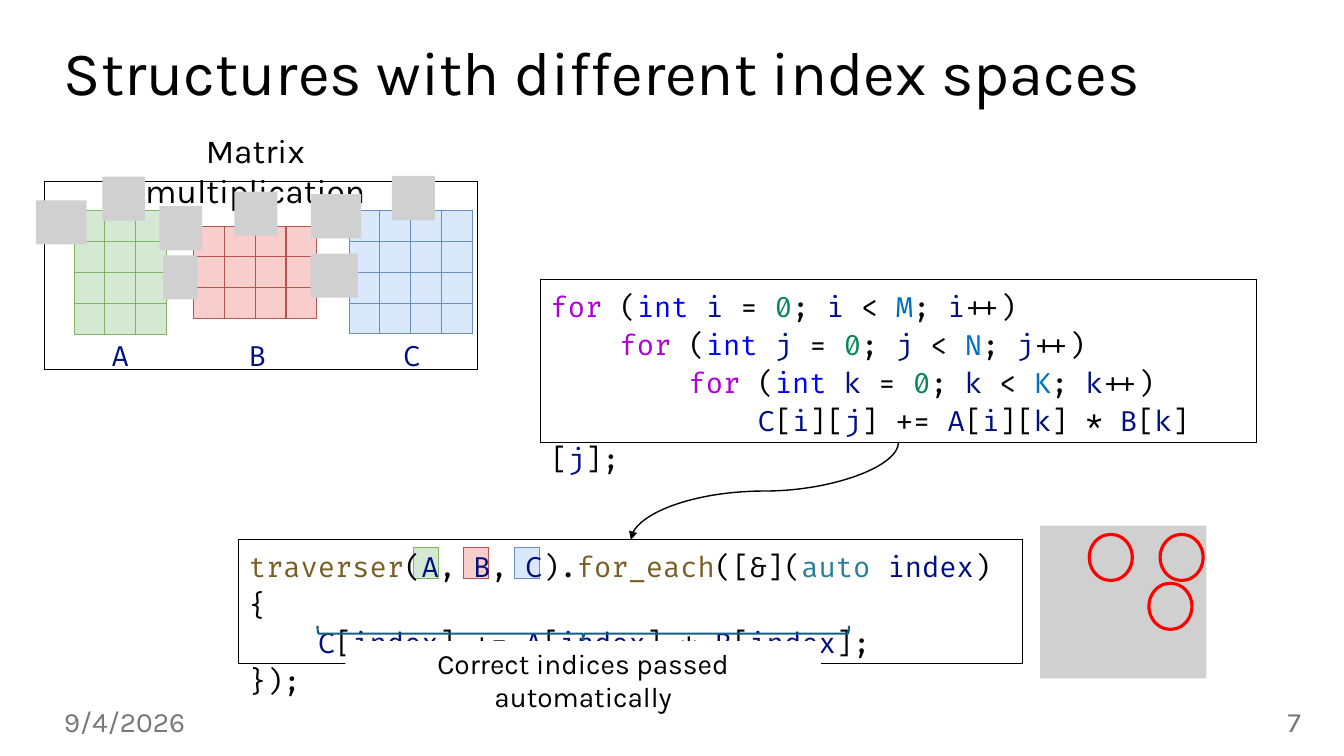
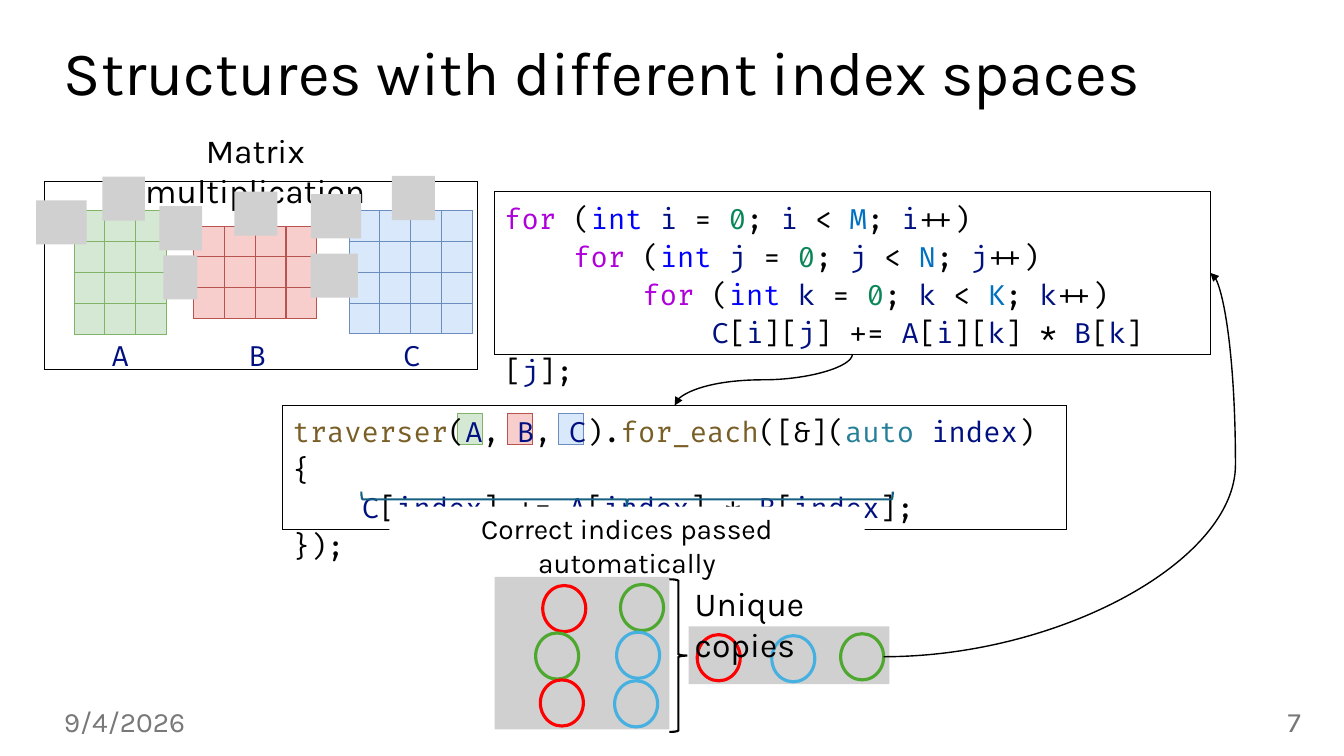
Before and after one commit to jiriklepl/phd-thesis, a slide deck: slide 7 of slides/Optimizing Memory Layouts and Traversal Orders in High-Performance Computing.pptx. Drawn at 1344x756 pixels with LibreOffice and Linux fonts; fonts in the diff are those of the drawing; grey boxes stand for pictures; background and template pictures are left out. Boxes give left, top, right and bottom in pixels: in the first picture for what was removed or moved away, otherwise in the second. Text is boxed around its words. In the diff, an @@ line names an element or a change of style, - is before the commit and + after.

```diff
--- a/slides/Optimizing Memory Layouts and Traversal Orders in High-Performance Computing.pptx
+++ b/slides/Optimizing Memory Layouts and Traversal Orders in High-Performance Computing.pptx
@@ rectangle "for (int i = 0; ..." moved from (x1=540, y1=280, x2=1256, y2=443) to (x1=495, y1=192, x2=1211, y2=354) @@
@@ curved arrow added from (884, 657) to (1211, 273), #000000 1 pt @@
@@ curved arrow moved from (898, 443) - (631, 540) to (853, 354) - (675, 405) @@
@@ 4 rectangles, 1 text, 1 right brace moved together from (x1=239, y1=540, x2=1023, y2=714) to (x1=283, y1=405, x2=1068, y2=580) @@
@@ picture removed at (x1=1041, y1=526, x2=1207, y2=679) @@
@@ picture added at (x1=495, y1=577, x2=670, y2=729) @@
@@ ellipse moved from (x1=1090, y1=534, x2=1133, y2=581) to (x1=542, y1=586, x2=586, y2=632) @@
@@ ellipse moved from (x1=1160, y1=534, x2=1204, y2=581) to (x1=621, y1=585, x2=664, y2=631) @@
@@ ellipse at (x1=621, y1=585, x2=664, y2=631): outline #FF0000 2.25 pt to #4EA72E 2.25 pt @@
@@ right brace added at (x1=669, y1=580, x2=688, y2=732), outline #000000 1.5 pt @@
@@ text added at (x1=695, y1=593, x2=804, y2=665), 24 pt, text #000000 @@
+Unique copies
@@ picture added at (x1=689, y1=626, x2=889, y2=684) @@
@@ ellipse added at (x1=535, y1=633, x2=579, y2=680), outline #4EA72E 2.25 pt @@
@@ ellipse added at (x1=617, y1=632, x2=660, y2=679), outline #46B1E1 2.25 pt @@
@@ ellipse added at (x1=698, y1=635, x2=741, y2=682), outline #FF0000 2.25 pt @@
@@ ellipse added at (x1=772, y1=636, x2=816, y2=683), outline #46B1E1 2.25 pt @@
@@ ellipse added at (x1=841, y1=634, x2=884, y2=681), outline #4EA72E 2.25 pt @@
@@ ellipse added at (x1=540, y1=680, x2=584, y2=726), outline #FF0000 2.25 pt @@
@@ ellipse moved from (x1=1149, y1=584, x2=1193, y2=630) to (x1=615, y1=681, x2=658, y2=727) @@
@@ ellipse at (x1=615, y1=681, x2=658, y2=727): outline #FF0000 2.25 pt to #46B1E1 2.25 pt @@
```
Also in this commit, not shown: 23 other slides changed.
